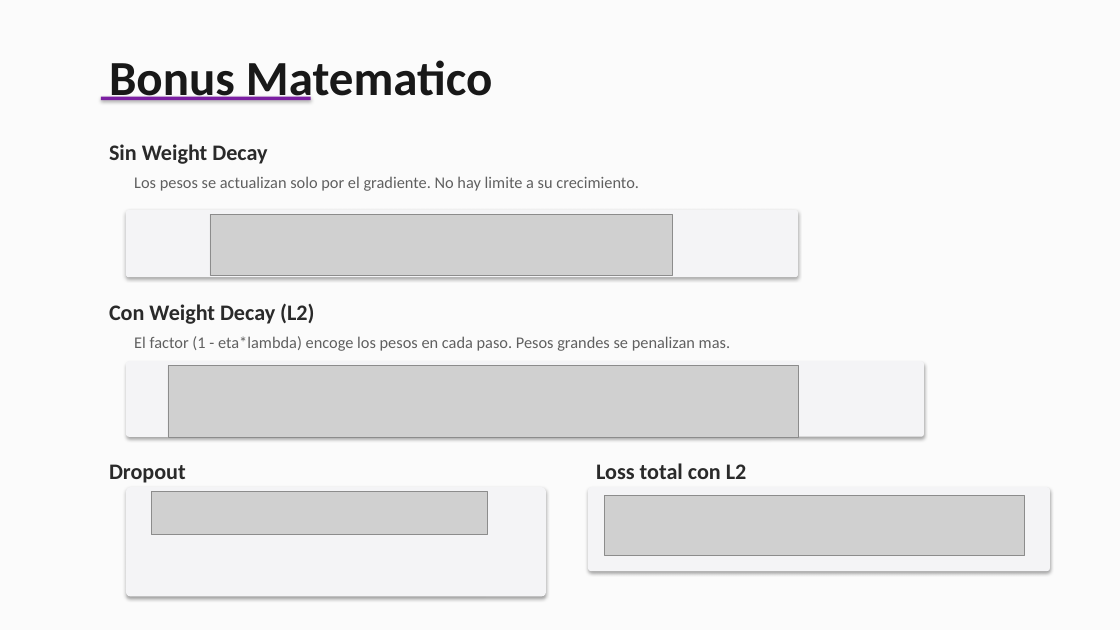
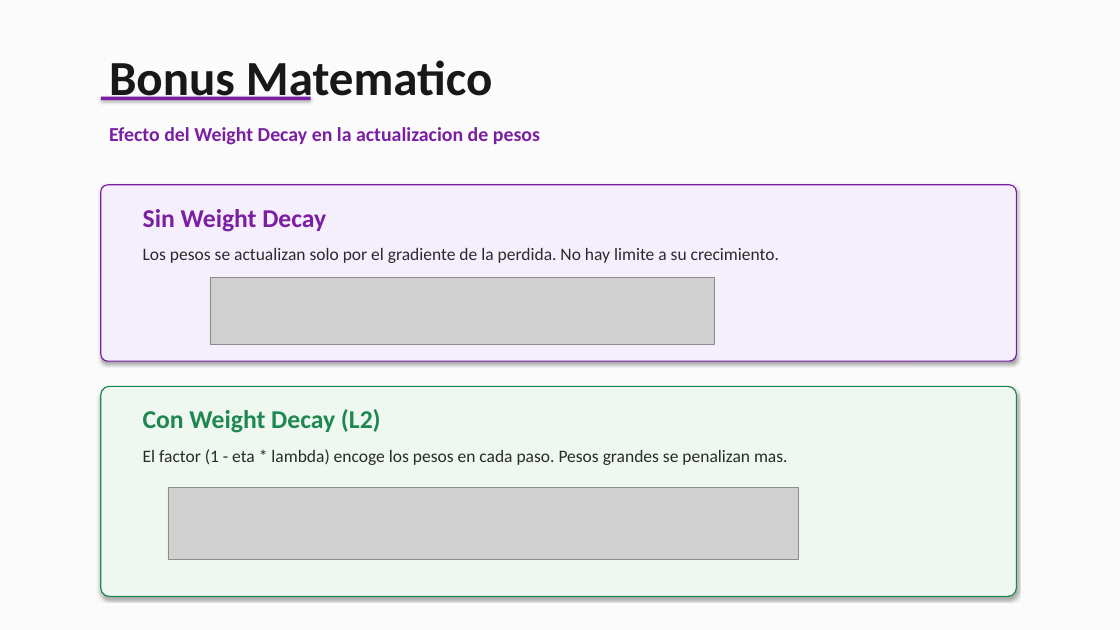
Before and after one commit to Xamplix/proyecto, a slide deck: slide 8 of Grupo7_La_Memoria_de_Pez.pptx. Drawn at 1120x630 pixels with LibreOffice and Linux fonts; fonts in the diff are those of the drawing; grey boxes stand for pictures. Boxes give left, top, right and bottom in pixels: in the first picture for what was removed or moved away, otherwise in the second. Text is boxed around its words. In the diff, an @@ line names an element or a change of style, - is before the commit and + after.

```diff
--- a/Grupo7_La_Memoria_de_Pez.pptx
+++ b/Grupo7_La_Memoria_de_Pez.pptx
@@ text at (109,127,540,145): text changed; size 19 to 17 pt; text colour #2A2A2A to #7B1FA2 @@
-Sin Weight Decay
+Efecto del Weight Decay en la actualizacion de pesos
@@ rounded rectangle added at (101,185,1017,361), fill #F5EEFC, outline #7B1FA2 1 pt @@
@@ text added at (143,209,326,232), 22 pt, text #7B1FA2, bold @@
+Sin Weight Decay
@@ rounded rectangle removed at (126,210,798,277) @@
@@ text at (143,248,779,263): text changed; size 14 to 15 pt; text colour #606060 to #2A2A2A @@
-Los pesos se actualizan solo por el gradiente. No hay limite a su crecimiento.
+Los pesos se actualizan solo por el gradiente de la perdida. No hay limite a su crecimiento.
@@ picture: place and size @@
-picture at (210,214,672,276)
+picture at (210,277,714,344)
@@ rounded rectangle added at (101,386,1017,597), fill #EEF7F0, outline #1E8850 1 pt @@
@@ rounded rectangle removed at (126,361,924,437) @@
@@ text "Con Weight Decay (L2)": place and size @@
-text "Con Weight Decay (L2)" at (109,303,314,324)
+text "Con Weight Decay (L2)" at (143,409,381,433)
@@ text "Con Weight Decay (L2)" at (143,409,381,433): size 19 to 22 pt, text colour #2A2A2A to #1E8850 @@
@@ text at (143,449,788,465): text changed; size 14 to 15 pt; text colour #606060 to #2A2A2A @@
-El factor (1 - eta*lambda) encoge los pesos en cada paso. Pesos grandes se penalizan mas.
+El factor (1 - eta * lambda) encoge los pesos en cada paso. Pesos grandes se penalizan mas.
@@ text removed at (109,464,186,483) @@
-Dropout
@@ text removed at (596,463,747,479) @@
-Loss total con L2
@@ rounded rectangle removed at (126,487,546,597) @@
@@ picture removed at (151,492,487,534) @@
@@ picture: place and size @@
-picture at (168,365,798,438)
+picture at (168,487,798,560)
@@ rounded rectangle removed at (588,487,1050,571) @@
@@ picture removed at (605,496,1025,556) @@
```
Also in this commit, not shown: 1 slide added, 1 other file.
